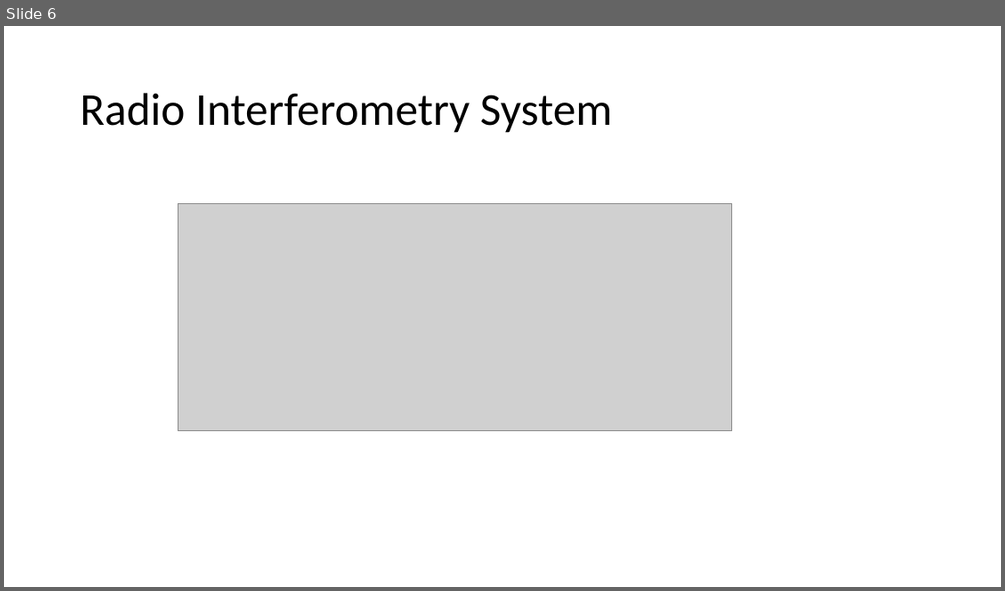
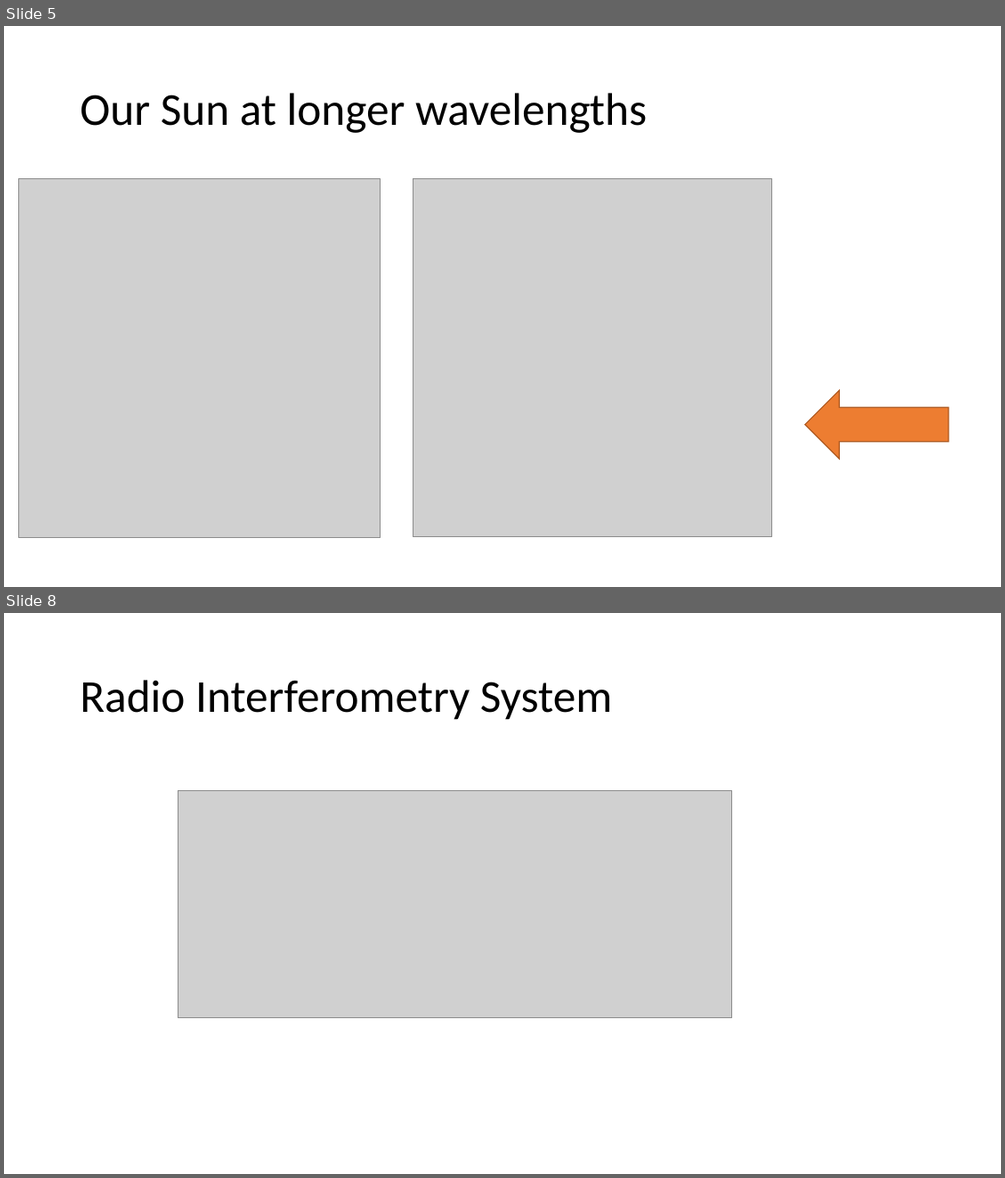
Before and after one commit to lord-blueberry/p9-doc, a slide deck: SKA-Days/Towards Distributed Image Reconstruction.pptx. Shown one above the other, each under a label of ours: slide 6 before the commit, slides 5 and 8 after it; the slides between them are not shown. The pictures are 1005x591 and 1005x1178 pixels, drawn with LibreOffice and Linux fonts; fonts in the diff are those of the drawing; grey boxes stand for pictures. Boxes give left, top, right and bottom in pixels: in the first picture for what was removed or moved away, otherwise in the second. Text is boxed around its words. In the diff, an @@ line names an element or a change of style, - is before the commit and + after.

```diff
--- a/SKA-Days/Towards Distributed Image Reconstruction.pptx
+++ b/SKA-Days/Towards Distributed Image Reconstruction.pptx
@@ slide 5 added at (4, 26, 1001, 587), background #FFFFFF @@
@@ title added at (80, 93, 647, 133), 44 pt, text #000000 @@
+Our Sun at longer wavelengths
@@ picture added at (18, 178, 380, 538) @@
@@ picture added at (413, 178, 771, 537) @@
@@ right arrow added at (805, 390, 948, 459), fill #ED7D31, outline #AF5C24 1 pt @@
@@ what was slide 6 is now slide 8 @@
```
Also in this commit, not shown: 4 slides changed, 4 other slides added, 5 slides removed, 1 other file.
